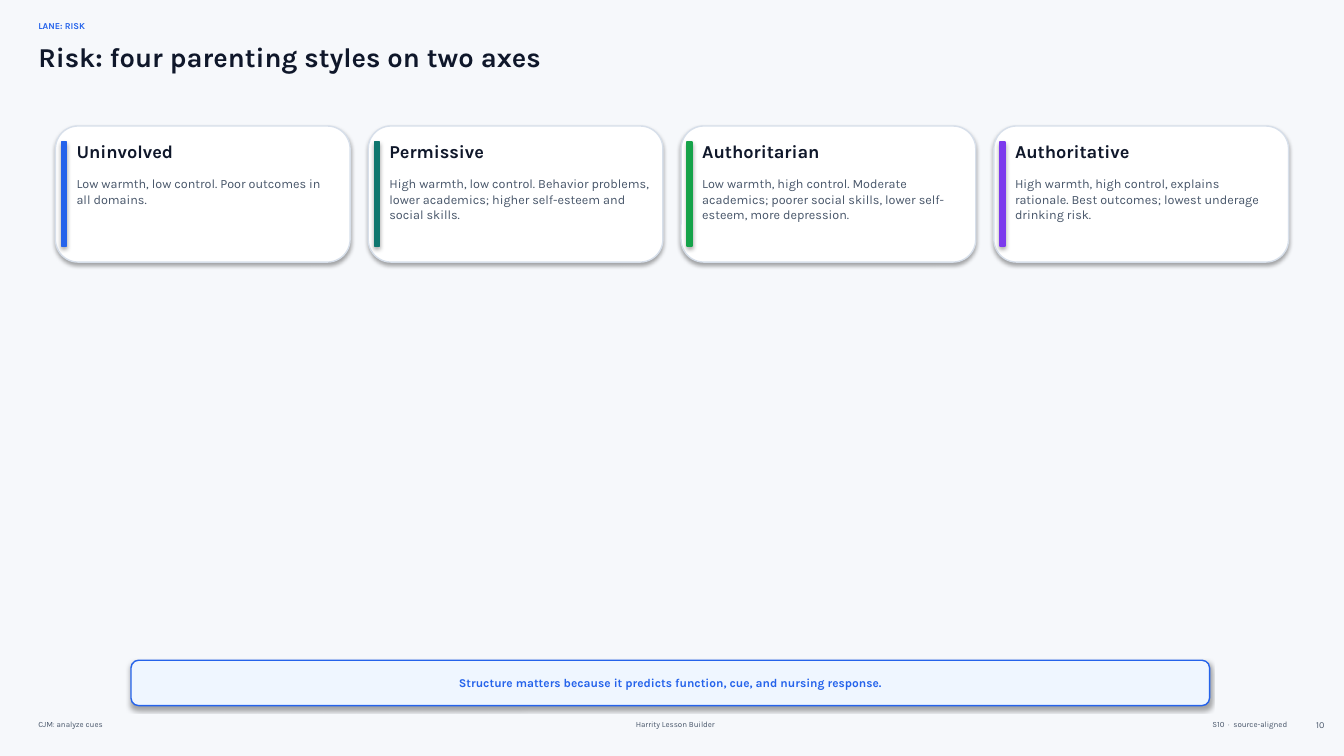
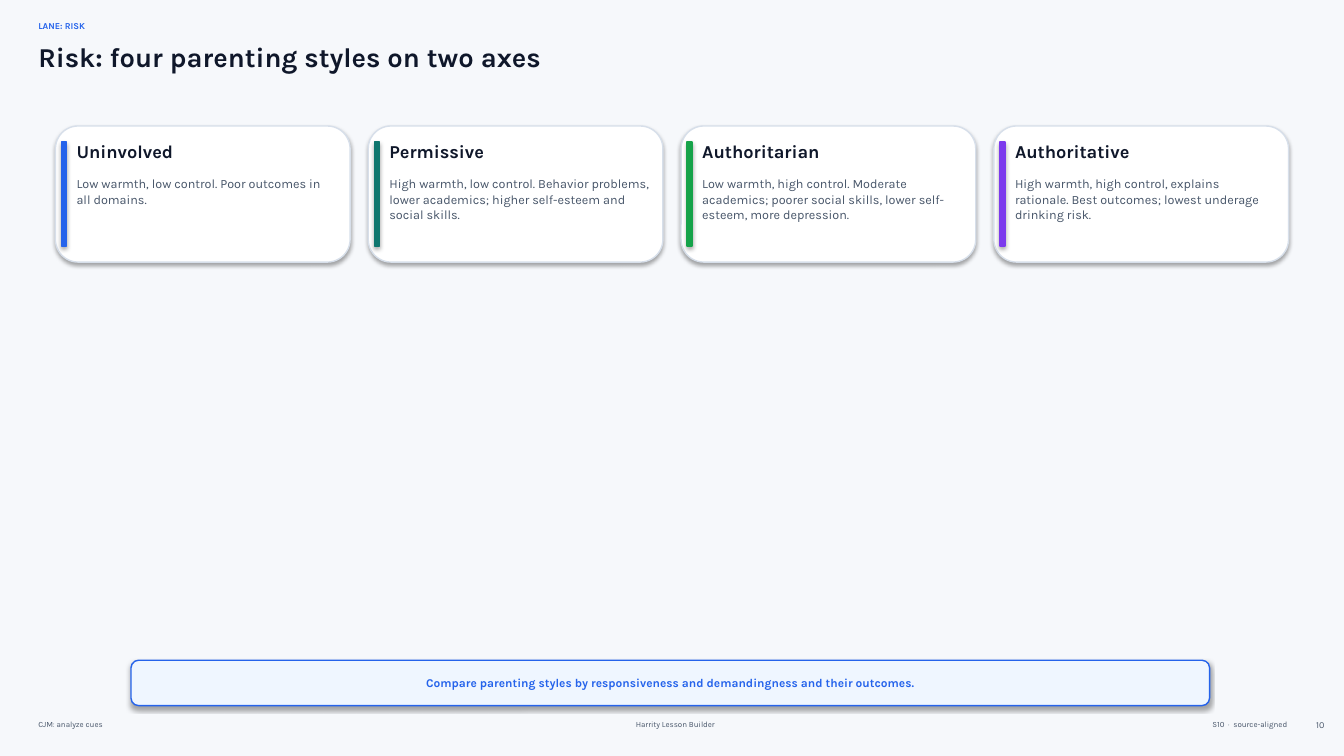
Before and after one commit to Bobbyh93/repo, a slide deck: slide 10 of lessons/openrn_hp_ch4/package/20260906_NHP_Family_Dynamics_Part_1.pptx. Drawn at 1344x756 pixels with LibreOffice and Linux fonts; fonts in the diff are those of the drawing. Boxes give left, top, right and bottom in pixels: in the first picture for what was removed or moved away, otherwise in the second. Text is boxed around its words. In the diff, an @@ line names an element or a change of style, - is before the commit and + after.

```diff
--- a/lessons/openrn_hp_ch4/package/20260906_NHP_Family_Dynamics_Part_1.pptx
+++ b/lessons/openrn_hp_ch4/package/20260906_NHP_Family_Dynamics_Part_1.pptx
@@ text at [426,678,914,690]: text changed @@
-Structure matters because it predicts function, cue, and nursing response.
+Compare parenting styles by responsiveness and demandingness and their outcomes.
```
Also in this commit, not shown: 6 other slides changed, 12 other files.
